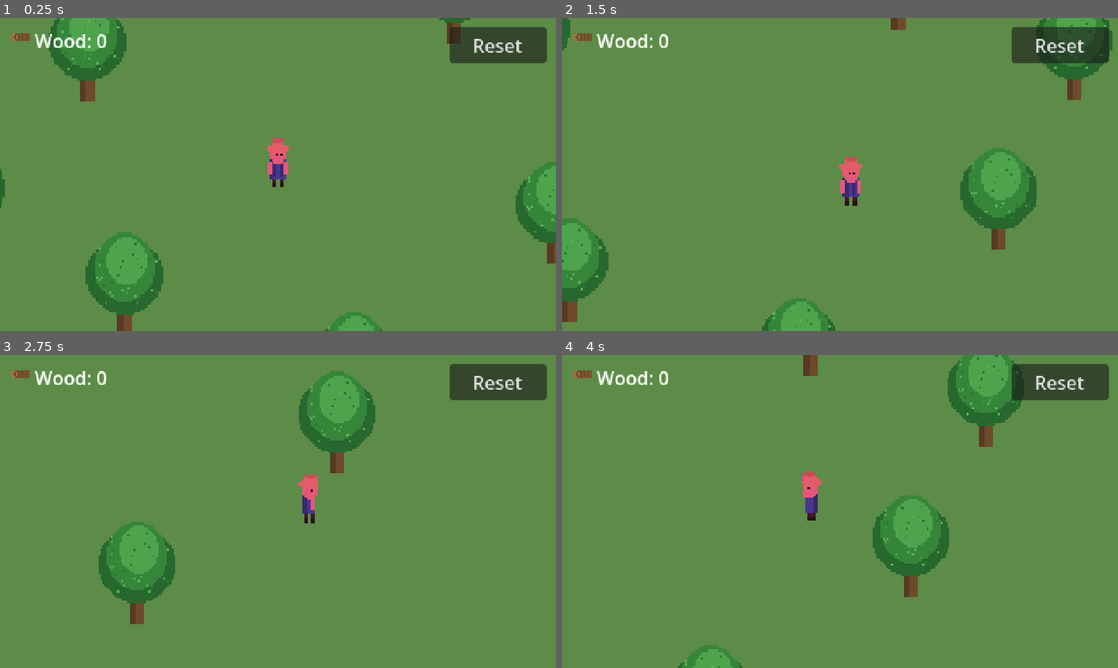
Above: before the commit, frames 1-4 (two rows, left to right).
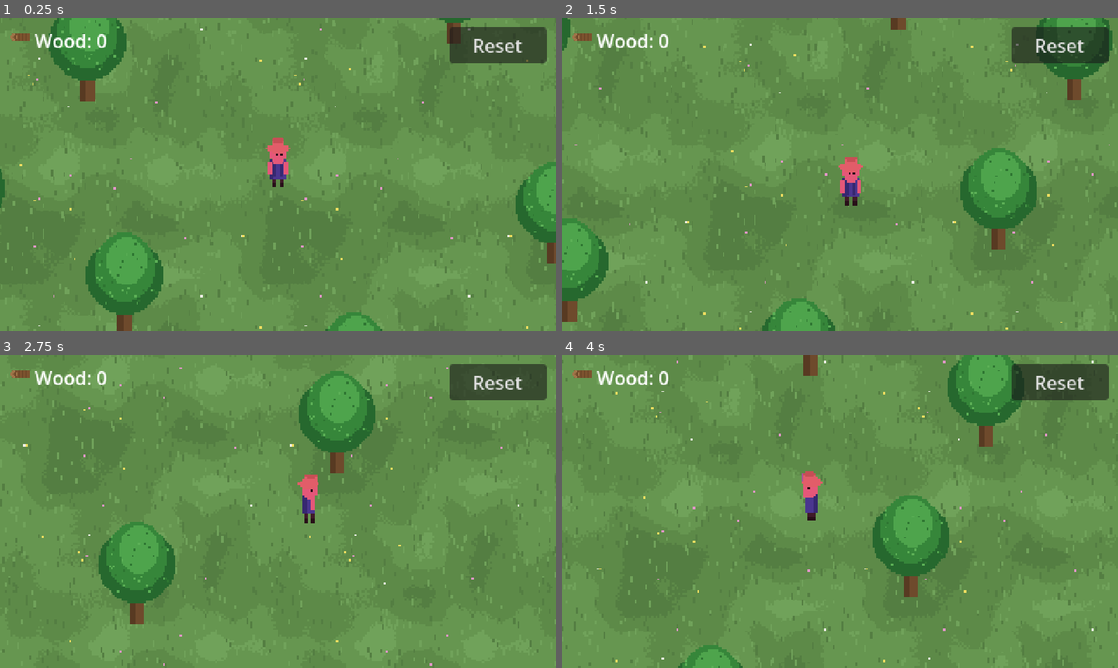
Above: after the commit, the same moments.

Repository: estebanrfp/godot-genosdb
Game: Godot game, scene res://scenes/world.tscn
Two runs of this game, one before a commit and one after it. Both use one fixed random seed, a clock stepped at 60 frames per second and the inputs below.
Inputs:
- Up to frame 1 (0.25 s): no input
- Up to frame 2 (1.5 s): tap Enter at 0.5 s; hold D (move_right) 0.53-1.28 s; tap Space (chop) at 0.77 s; hold S (move_down) from 1.28 s (still down)
- Up to frame 3 (2.75 s): tap Space (chop) at 1.52 s; release S (move_down) at 2.03 s; hold D (move_right) from 2.03 s (still down)
- Up to frame 4 (4 s): release D (move_right) at 2.78 s; hold W (move_up) 2.78-3.53 s; tap Space (chop) at 3.02, 3.77 s; hold A (move_left) from 3.53 s (still down)

The runs differ from the first frame. In frame 1, 0.1% of the frame differs, in the area x 3-95%, y 3-100%; in frame 2, 0.1%; in frame 3, 0.1%; in frame 4, 0.1%.

Commit message:
Add seamless pixel-art grass background (replaces flat green)
The demo used a flat clear color for the ground. Added a procedurally generated,
perfectly tileable 128x128 pixel-art grass texture (soft wrapped-noise patches +
sparse blades and flowers) drawn as an infinite repeating world-space Sprite2D
behind the trees and player. Generator kept at assets/sprites/_gen_grass.py for
reproducibility. Nearest filtering keeps it crisp; low contrast keeps the tiling
repeat subtle.

Co-Authored-By: Claude Opus 4.8 (1M context) <noreply@anthropic.com>

Diff:
--- a/scenes/world.tscn
+++ b/scenes/world.tscn
@@ -6,6 +6,7 @@
 [ext_resource type="PackedScene" uid="uid://fcw7si23ingw" path="res://scenes/tree.tscn" id="3_i7141"]
 [ext_resource type="Script" uid="uid://c8wg2v7qkvvnu" path="res://scripts/hud.gd" id="4_4mrxx"]
 [ext_resource type="Texture2D" uid="uid://drpsqgtjkkabj" path="res://assets/sprites/log.png" id="5_7r4gi"]
+[ext_resource type="Texture2D" uid="uid://cdogv4fo5pqpx" path="res://assets/sprites/grass_bg.png" id="6_grass"]
 
 [sub_resource type="CircleShape2D" id="CircleShape2D_w7kh3"]
 radius = 5.0
@@ -14,6 +15,14 @@
 
 [node name="World" type="Node2D" unique_id=1347732564]
 script = ExtResource("1_qfnet")
+
+[node name="Ground" type="Sprite2D" parent="." unique_id=999000111]
+texture_filter = 1
+texture_repeat = 2
+z_index = -10
+region_enabled = true
+region_rect = Rect2(0, 0, 100000, 100000)
+texture = ExtResource("6_grass")
 
 [node name="Player" type="CharacterBody2D" parent="." unique_id=2001099762]
 script = ExtResource("1_71j4m")
Binary file added: assets/sprites/grass_bg.png
Not shown, added: assets/sprites/grass_bg.png.import
Not shown, added: assets/sprites/_gen_grass.py
Not shown, changed: docs/index.html
Not shown, changed: docs/index.pck
